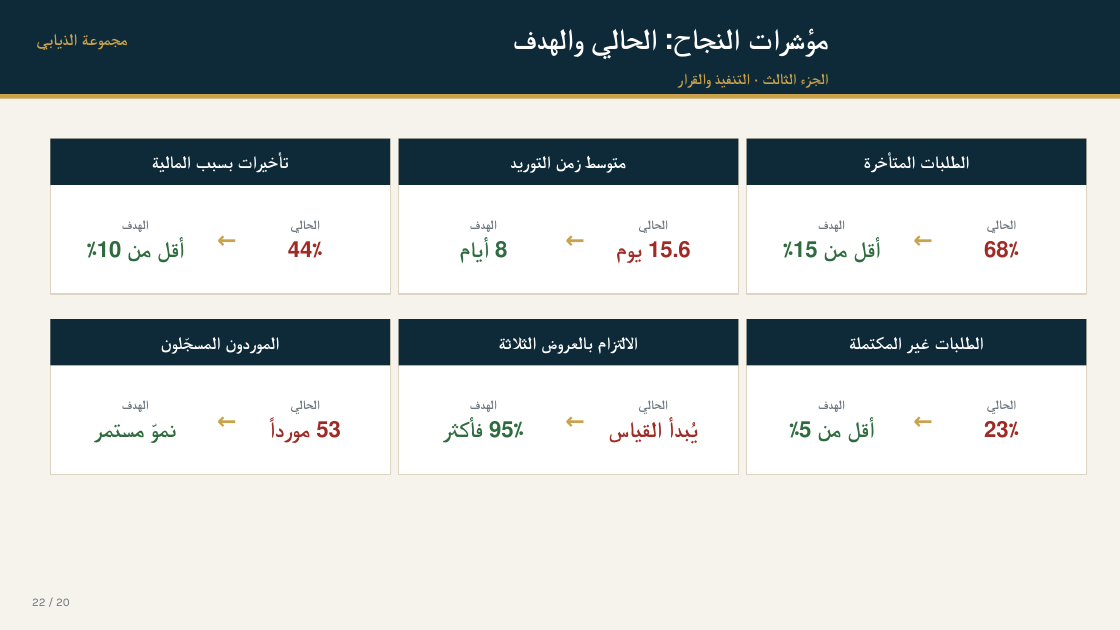
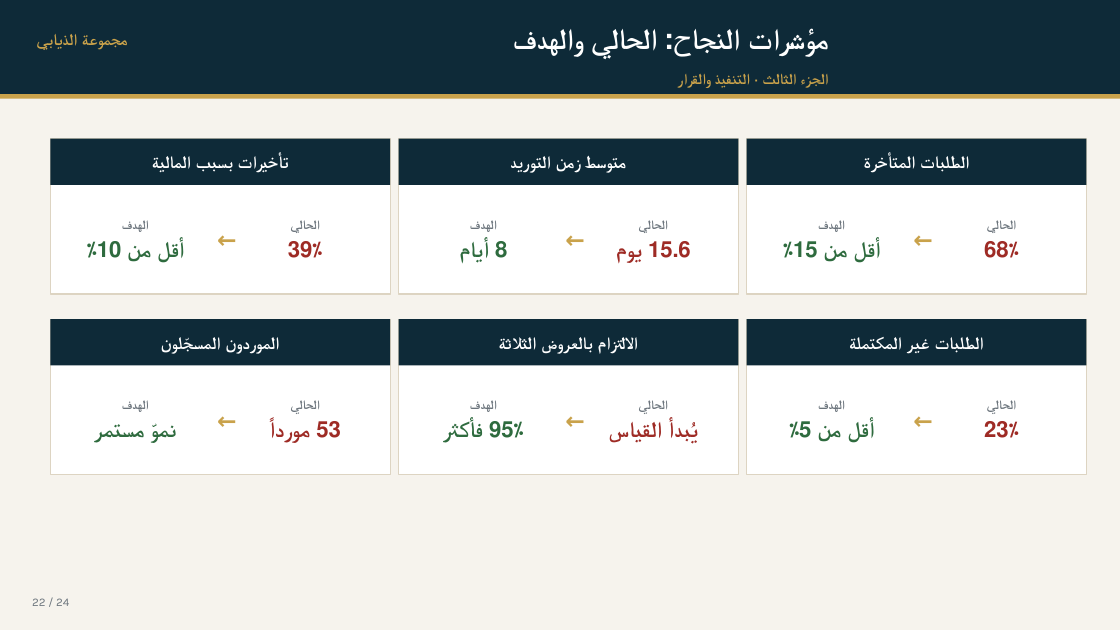
Before and after one commit to 511avolo-dot/MR, a slide deck: slide 22 of docs/procurement-executive-deck.pptx. Drawn at 1120x630 pixels with LibreOffice and Linux fonts; fonts in the diff are those of the drawing. Boxes give left, top, right and bottom in pixels: in the first picture for what was removed or moved away, otherwise in the second. Text is boxed around its words. In the diff, an @@ line names an element or a change of style, - is before the commit and + after.

```diff
--- a/docs/procurement-executive-deck.pptx
+++ b/docs/procurement-executive-deck.pptx
@@ text at <box>288,241,323,258</box>: text changed @@
-44٪
+39٪
@@ text at <box>32,598,69,606</box>: text changed @@
-22 / 20
+22 / 24
```
Also in this commit, not shown: 21 other slides changed, 3 other files.
